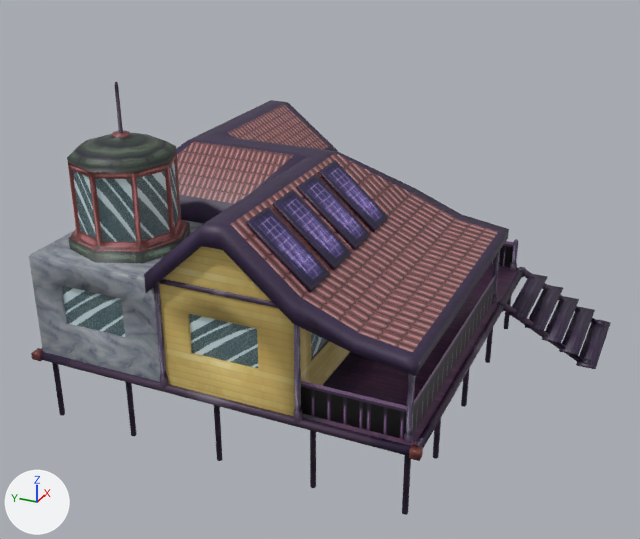
Two versions of the FBX model Assets/Models/Environment/Home.fbx, one commit apart.
Before and after are seen from a 50 mm camera at (-3.98, -1.9, 2.51) aimed at (-0.17, -0.18, 0.6). The lights are fixed; the arrows at lower left show +X, +Y and +Z. Where no turn or scale is listed for an object, it has been applied to the vertices. Vertices at the same position are counted once.

The scene before the commit, as lines of its bpy script (objects in view):
```python
me_cube_108 = bpy.data.meshes.new('Cube.108')
me_cube_108.from_pydata(...)  # 2236 vertices, 1829 faces; spans x -1.04..1.04, y -1.55..1.03, z -0.37..1.35
# faces by material slot: [541, 1145, 143]
me_cube_108.materials.append(mat_housestamps)  # picture img_housetiles_png
me_cube_108.materials.append(mat_houseobjects)  # picture img_houseobjects_png
me_cube_108.materials.append(mat_houseprojections)  # picture img_houseprojectiontex_png
ob_house = bpy.data.objects.new('House', me_cube_108)
ob_house.location = (0.0, 0.0, 0.25)
```
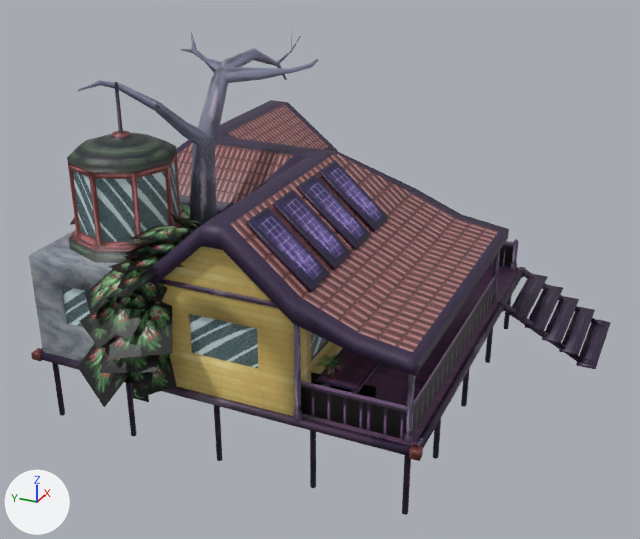
Pixel boxes [x1, y1, x2, y2] of what changed, in the pictures (640 x 539 px):
'House', reshaped (13% taller): before [29, 82, 611, 515]; after [29, 25, 611, 515]
part 1 of me_cube_108, added: after [311, 249, 411, 398]
part 2 of me_cube_108, added: after [70, 25, 318, 407]

The change, as a list of edits to the scene's bpy script:
```text
Add img_houseplants_png:
    img_houseplants_png = load_image('HousePlants.png', 'Env.Textures/House/HousePlants.png', 1024, 1024, 'sRGB')
Add img_fernleafsmall_png:
    img_fernleafsmall_png = load_image('Fernleafsmall.png', 'Env.Textures/Fernleafsmall.png', 1024, 1024, 'sRGB')
Add mat_houseplants:
    mat_houseplants = principled_material('HousePlants')
    mat_houseplants.texture = img_houseplants_png
Add mat_fernsmall_tex_001:
    mat_fernsmall_tex_001 = principled_material('Fernsmall.tex.001')
    mat_fernsmall_tex_001.texture = img_fernleafsmall_png  # with its transparency
Change me_cube_108:
    used by ob_house; location = (0.0, 0.0, 0.25)
    remove me_cube_108.from_pydata(...)  # 2236 vertices, 1829 faces; spans x -1.04..1.04, y -1.55..1.03, z -0.37..1.35
    add me_cube_108.from_pydata(...)  # 3892 vertices, 2819 faces; spans x -1.31..1.13, y -1.55..1.3, z -0.37..1.5
    me_cube_108 part 1: 775 vertices added at x -0.95..0.38, y -0.91..-0.45, z 0.01..0.52
    me_cube_108 part 2: 635 vertices added at x -1.31..0.66, y 0.02..1.3, z -0.06..1.5
    add me_cube_108.materials.append(mat_houseplants)  # picture img_houseplants_png
    add me_cube_108.materials.append(mat_fernsmall_tex_001)  # picture img_fernleafsmall_png
```
